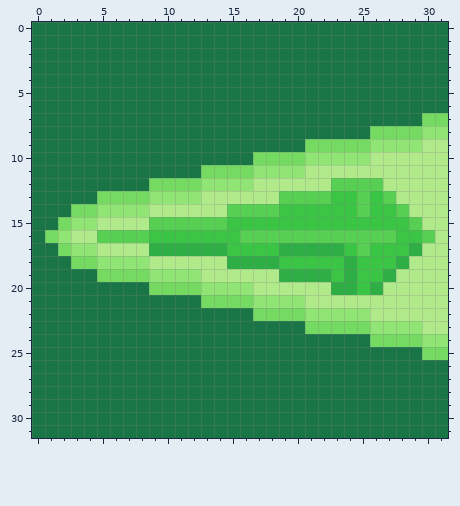
Pixel-art sprite, stored at Assets/Sprites/Beasts/Marasect/Habilities/Marasect_AquijonEnvenenado_x4.png. This is how it looked before the edit.
The file is 128x128 pixels, drawn in blocks of 4x4; one block is one cell here.
After:
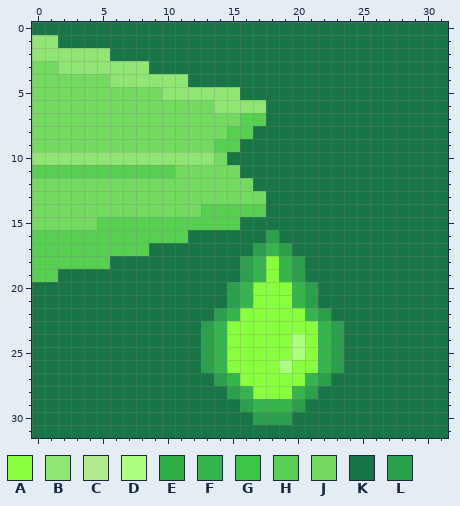
Palette (. is transparent): A #88fe3f  B #91e574  C #b0ea8b  D #adff81  E #2fae46  F #36b44d  G #3ac545  H #57cf52  J #74da62  K #197545  L #2c9f4d
Diff:
Changed rows in their new state; - is an unchanged pixel.
first column x 0:
 1 BB------------------------------
 2 BBBBBB--------------------------
 3 JJBBBBBBB-----------------------
 4 JJJJJJBBBBBB--------------------
 5 JJJJJJJJJJBBBBBB----------------
 6 JJJJJJJJJJJJJJBBBB--------------
 7 JJJJJJJJJJJJJJJJHH------------KK
 8 JJJJJJJJJJJJJJJHH---------KKKKKK
 9 JJJJJJJJJJJJJJHH-----KKKKKKKKKKK
10 BBBBBBBBBBBBBBJ--KKKKKKKKKKKKKKK
11 HHHHHHHHHHHJJ---KKKKKKKKKKKKKKKK
12 JJJJJJJJJ----JJJJKKKKKKKKKKKKKKK
13 JJJJJ----JJJJJJJJJKKKKKKKKKKKKKK
14 JJJ--JJJJJJJJHH---KKKKKKKKKKKKKK
15 JJ-JJHHHH------HKKKKKKKKKKKKKKKK
16 HHHHH----HHHKKKKKKLKKKKKKKKKKKKK
17 HHHHHHHHHKKKKKKKKLFLKKKKKKKKKKKK
18 HHHHHHKKKKKKKKKKLFAFLKKKKKKKKKKK
19 HH---KKKKKKKKKKKLFAFLKKKKKKKKKKK
20 ---------KKKKKKLFAAAFLKKKKKKKKKK
21 -------------KKLFAAAFLKKKKKKKKKK
22 --------------LFAAAAAFLKKKKKKKKK
23 -------------LFAAAAAAAFLKKKKKKKK
24 -------------LFAAAAADAFL--KKKKKK
25 -------------LFAAAAADAFL------KK
26 -------------LFAAAADAAFL--------
27 --------------LFAAAAAFL---------
28 ---------------LFAAAFL----------
29 ----------------LFFFL-----------
30 -----------------LLL------------
Where, in picture pixels (left, top, right, bottom), the same in both pictures:
changed: (32, 35, 448, 425)
